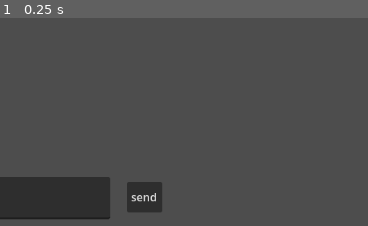
Above: before the commit, frame 1.
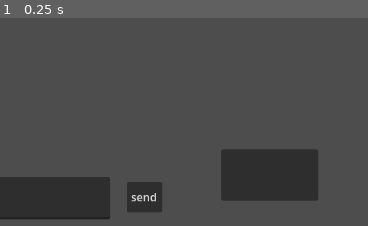
Above: after the commit, the same moment.

Repository: alexanderivanov2424/GodotTesting
Game: Godot game, scene res://scenes/main.tscn
The game is run twice, just before and just after one commit, with the same random seed, the same clock (stepped at 60 frames per second) and the same inputs.
Inputs:
- Up to frame 1 (0.25 s): no input
The pictures show only the part of the screen within x 50-100%, y 50-100%; the shares and areas given below are measured in that part.

The runs differ from the first frame. In frame 1, 6.3% of the frame differs, in the area x 60-87%, y 63-88%.

Commit message:
adding UI

Diff:
--- a/scenes/main.tscn
+++ b/scenes/main.tscn
@@ -40,7 +40,7 @@
 offset_bottom = 42.0
 placeholder_text = "7000"
 
-[node name="Button" type="Button" parent="Create"]
+[node name="CreateLobbyButton" type="Button" parent="Create"]
 layout_mode = 0
 offset_left = 264.0
 offset_top = 8.0
@@ -72,7 +72,7 @@
 offset_bottom = 42.0
 placeholder_text = "127.0.0.1"
 
-[node name="Button" type="Button" parent="Join"]
+[node name="JoinLobbyButton" type="Button" parent="Join"]
 layout_mode = 0
 offset_left = 299.0
 offset_top = 8.0
@@ -87,14 +87,35 @@
 offset_bottom = 184.0
 placeholder_text = "Joe"
 
-[node name="Button" type="Button" parent="."]
+[node name="NameUpdateButton" type="Button" parent="."]
 offset_left = 978.0
 offset_top = 151.0
 offset_right = 1064.0
 offset_bottom = 182.0
 text = "UPDATE"
 
+[node name="RightPane" type="Control" parent="."]
+layout_mode = 3
+anchors_preset = 0
+offset_left = 847.0
+offset_top = 220.0
+offset_right = 1149.0
+offset_bottom = 598.0
+
+[node name="Players" type="RichTextLabel" parent="RightPane"]
+layout_mode = 0
+offset_left = 36.0
+offset_top = 22.0
+offset_right = 276.0
+offset_bottom = 239.0
+
+[node name="StartButton" type="Button" parent="RightPane"]
+offset_left = 79.0
+offset_top = 277.0
+offset_right = 219.0
+offset_bottom = 351.0
+
 [connection signal="pressed" from="SendButton" to="." method="_on_send_button_pressed"]
-[connection signal="pressed" from="Create/Button" to="." method="_on_create_game_pressed"]
-[connection signal="pressed" from="Join/Button" to="." method="_on_join_game_pressed"]
-[connection signal="pressed" from="Button" to="." method="_on_update_name_pressed"]
+[connection signal="pressed" from="Create/CreateLobbyButton" to="." method="_on_create_game_pressed"]
+[connection signal="pressed" from="Join/JoinLobbyButton" to="." method="_on_join_game_pressed"]
+[connection signal="pressed" from="NameUpdateButton" to="." method="_on_update_name_pressed"]
--- a/scenes/map.tscn
+++ b/scenes/map.tscn
@@ -1,9 +1,11 @@
-[gd_scene load_steps=3 format=3 uid="uid://dite38pdogq72"]
+[gd_scene load_steps=4 format=3 uid="uid://dite38pdogq72"]
 
 [ext_resource type="Texture2D" uid="uid://cwpfs4rc81l43" path="res://assets/example.png" id="1_4xfga"]
+[ext_resource type="Script" uid="uid://40id6ipbpttf" path="res://scripts/map.gd" id="1_gldc4"]
 [ext_resource type="PackedScene" uid="uid://wyabw0l8ydh2" path="res://scenes/player.tscn" id="2_paxxb"]
 
 [node name="Map" type="Node2D"]
+script = ExtResource("1_gldc4")
 
 [node name="Sprite2D" type="Sprite2D" parent="."]
 position = Vector2(567, 342)
--- /dev/null
+++ b/scripts/map.gd
@@ -0,0 +1 @@
+extends Node2D
Not shown, added: scripts/map.gd.uid
